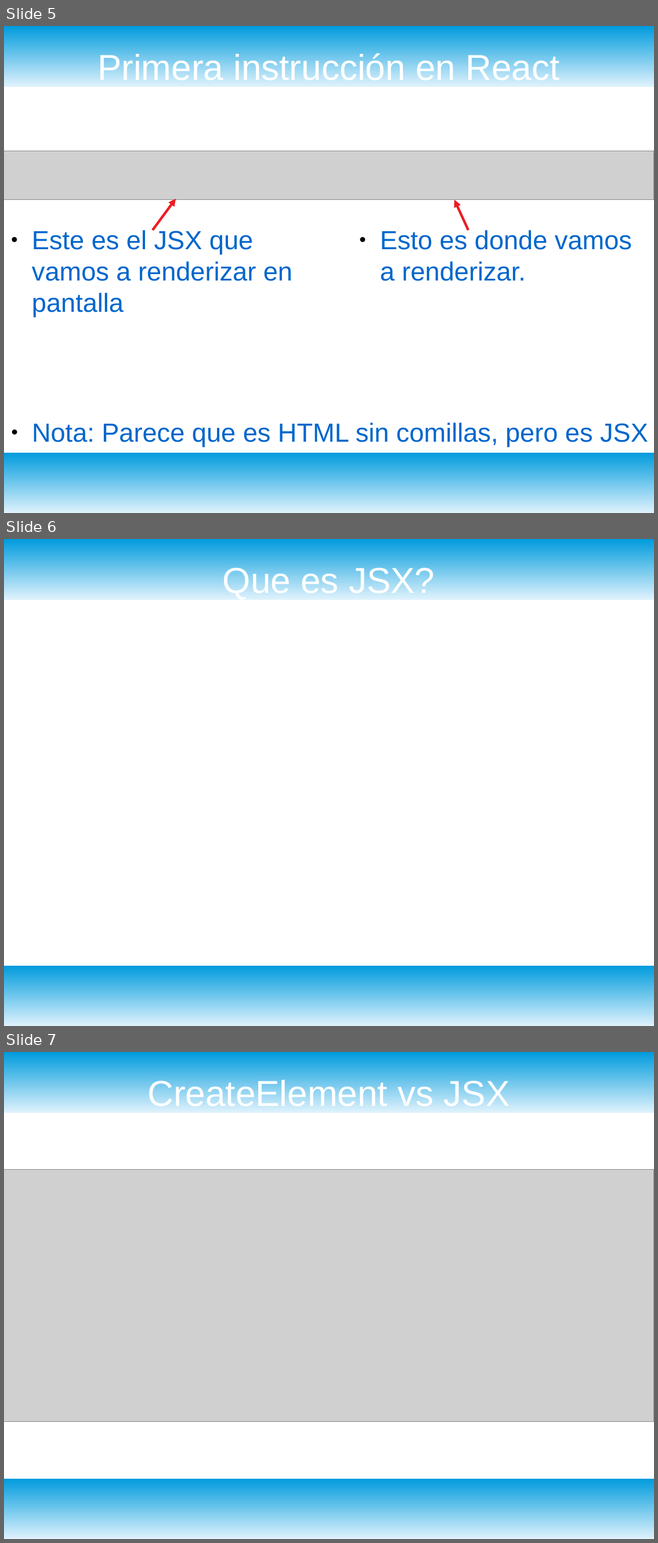
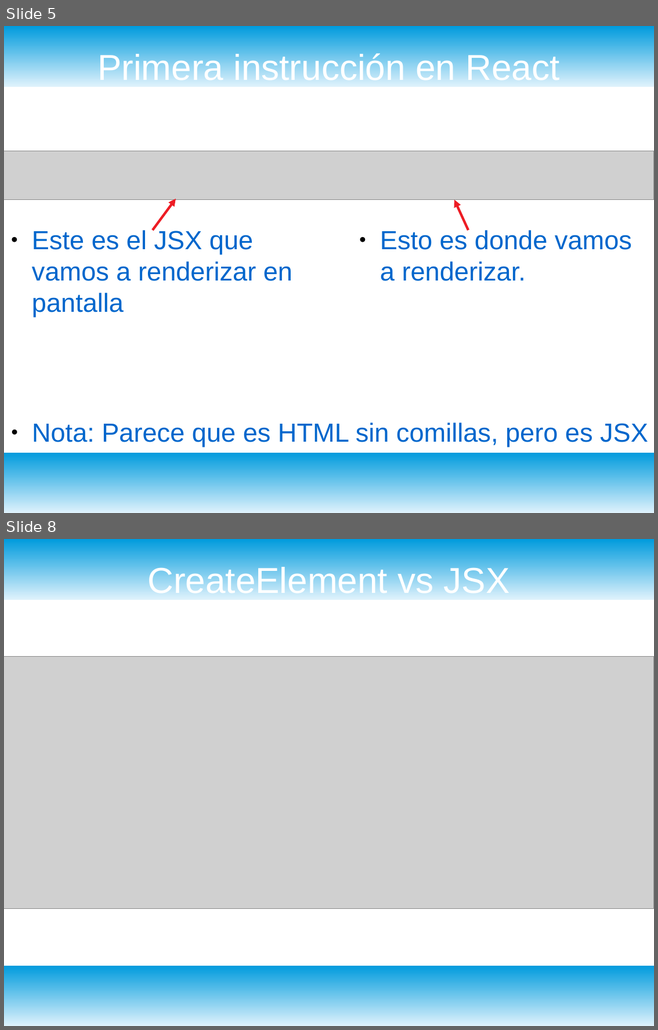
Before and after one commit to ProfeSantiago/ReactJS, a slide deck: 1) Entrada & Salida/Intro React.odp. Shown one above the other, each under a label of ours: slides 5, 6 and 7 before the commit, slides 5 and 8 after it; the slides between them are not shown. The pictures are 658x1543 and 658x1030 pixels, drawn with LibreOffice and Linux fonts; fonts in the diff are those of the drawing; grey boxes stand for pictures. Boxes give left, top, right and bottom in pixels: in the first picture for what was removed or moved away, otherwise in the second. Text is boxed around its words. In the diff, an @@ line names an element or a change of style, - is before the commit and + after.

```diff
--- a/1) Entrada & Salida/Intro React.odp
+++ b/1) Entrada & Salida/Intro React.odp
@@ slide 6 removed at [4, 539, 654, 1026], background #FFFFFF; not listed: 2 template elements that a slide beside it also shows @@
@@ title removed at [223, 565, 434, 600] @@
-Que es JSX?
@@ what was slide 7 is now slide 8 @@
```
Also in this commit, not shown: 2 slides added.
